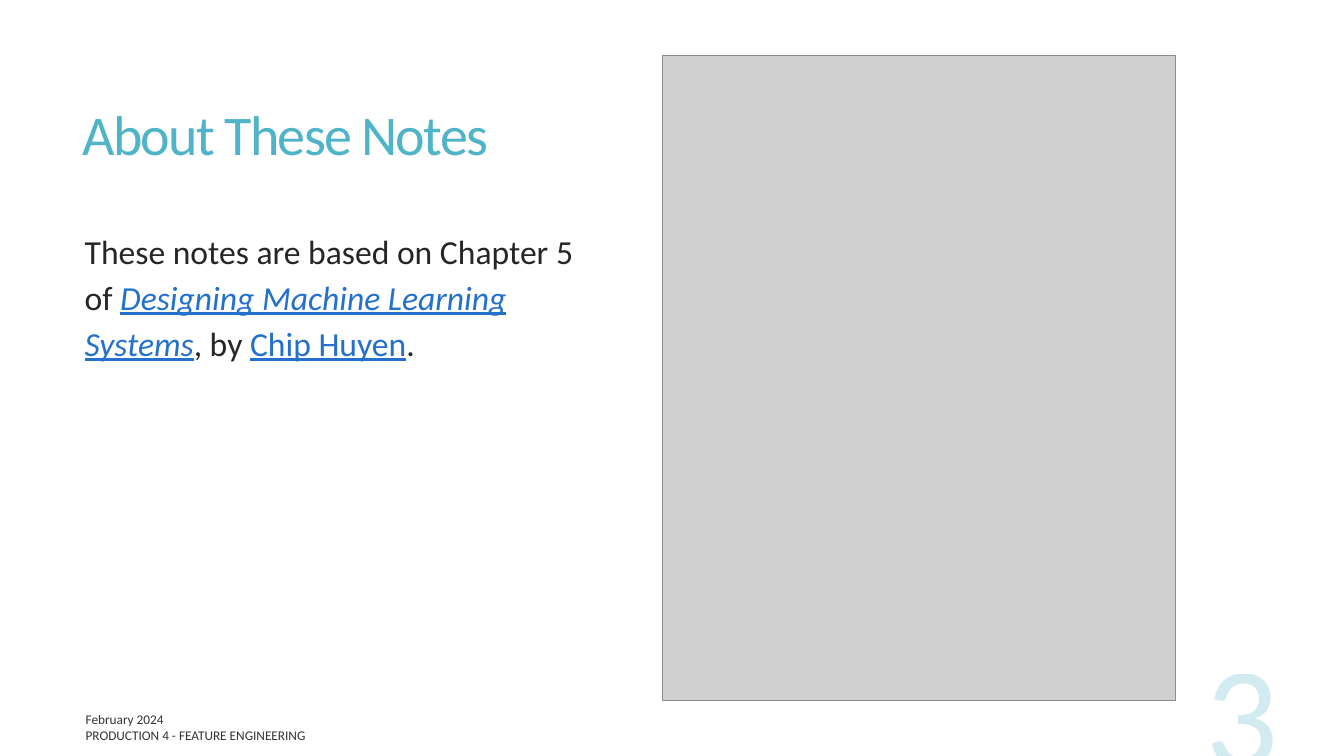
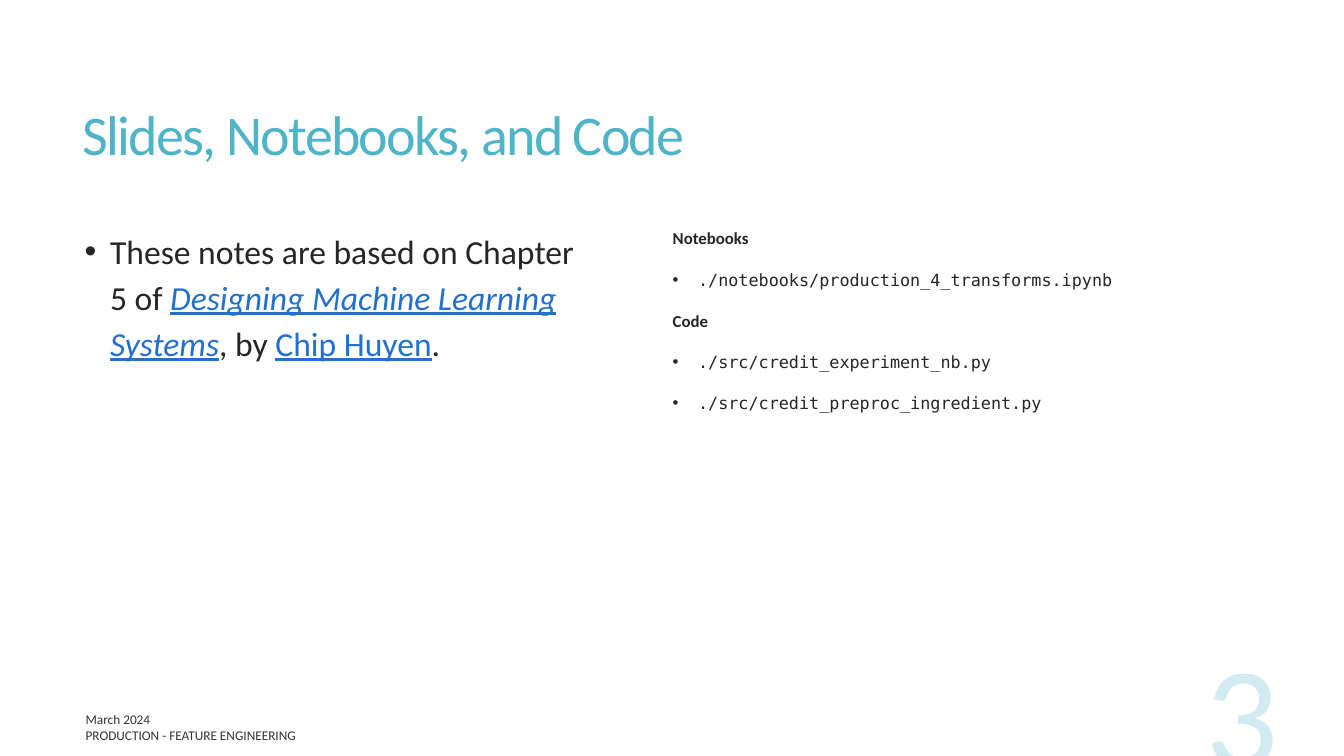
Before and after one commit to UofT-DSI/production, a slide deck: slide 3 of docs/part_4/production_4.pptx. Drawn at 1344x756 pixels with LibreOffice and Linux fonts; fonts in the diff are those of the drawing; grey boxes stand for pictures. Boxes give left, top, right and bottom in pixels: in the first picture for what was removed or moved away, otherwise in the second. Text is boxed around its words. In the diff, an @@ line names an element or a change of style, - is before the commit and + after.

```diff
--- a/docs/part_4/production_4.pptx
+++ b/docs/part_4/production_4.pptx
@@ picture removed at box(662, 55, 1177, 702) @@
@@ title at box(83, 116, 685, 162): text changed @@
-About These Notes
+Slides, Notebooks, and Code
@@ text "These notes are based on ..." at box(110, 240, 573, 362): bullet none to • @@
@@ text added at box(673, 232, 1112, 413), 12 pt, text #262626 @@
+Notebooks
+• ./notebooks/production_4_transforms.ipynb
+Code
+• ./src/credit_experiment_nb.py
+• ./src/credit_preproc_ingredient.py
@@ text at box(86, 715, 150, 724): text changed @@
-February 2024
+March 2024
@@ text at box(86, 731, 296, 740): text changed @@
-PRODUCTION 4 - FEATURE ENGINEERING
+PRODUCTION - FEATURE ENGINEERING
```
Also in this commit, not shown: 26 other slides changed, 4 slides added, 2 other files.
